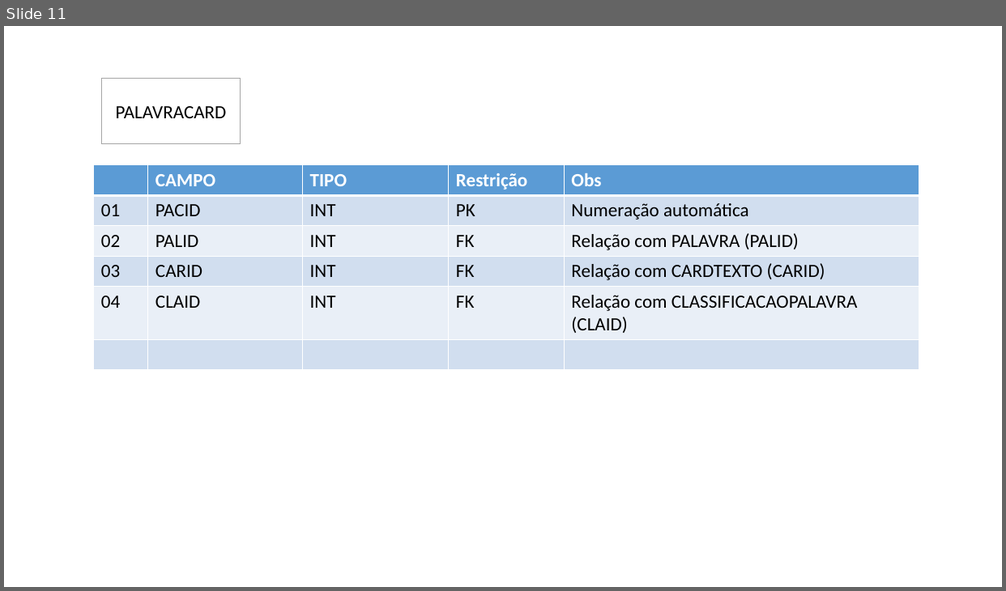
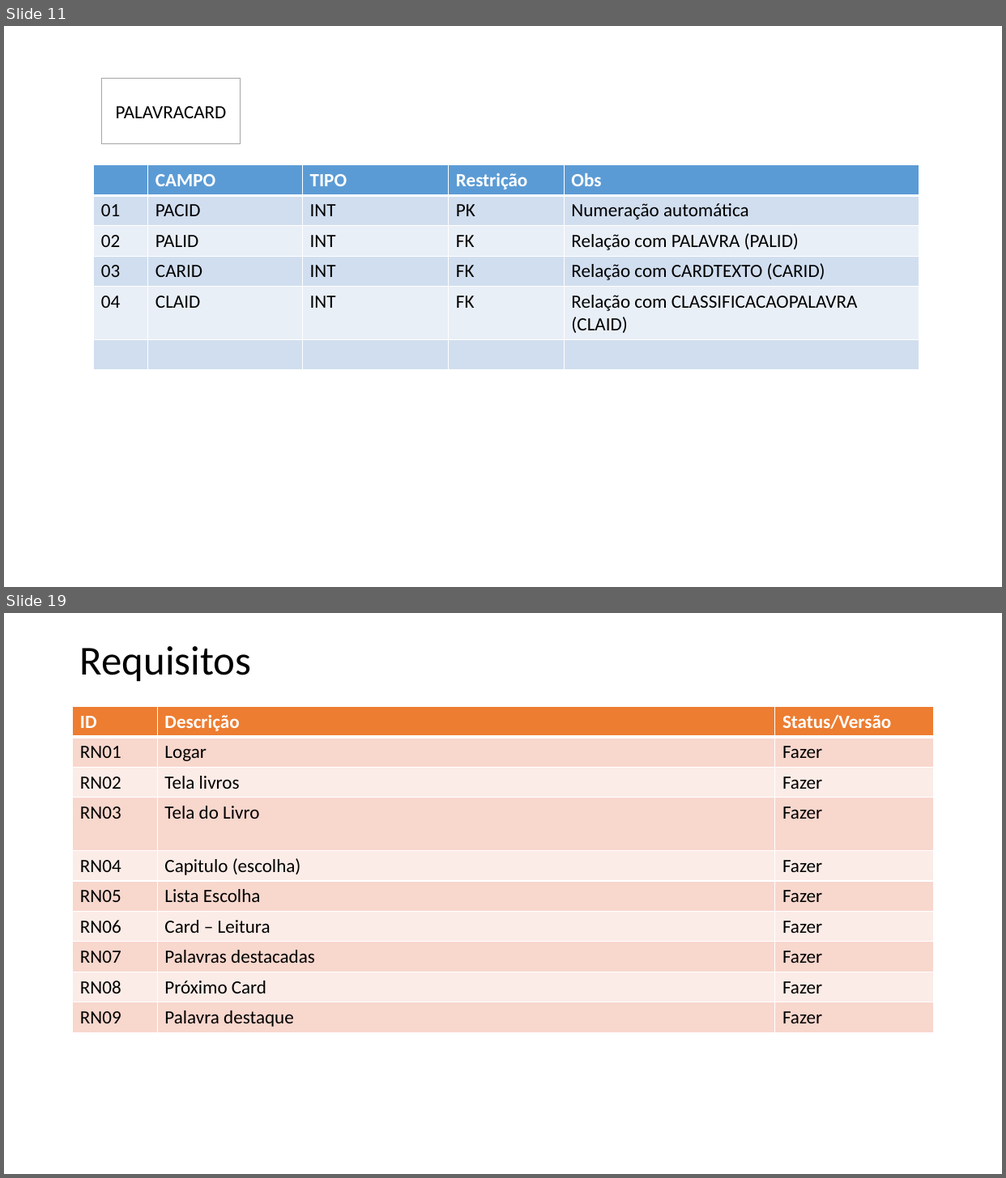
Before and after one commit to viniciuss1812/Projeto-Bookcard, a slide deck: Documentacao/bookCarddocumentacao.pptx. Shown one above the other, each under a label of ours: slide 11 before the commit, slides 11 and 19 after it; the slides between them are not shown. The pictures are 1006x591 and 1006x1178 pixels, drawn with LibreOffice and Linux fonts; fonts in the diff are those of the drawing. Boxes give left, top, right and bottom in pixels: in the first picture for what was removed or moved away, otherwise in the second. Text is boxed around its words. In the diff, an @@ line names an element or a change of style, - is before the commit and + after.

```diff
--- a/Documentacao/bookCarddocumentacao.pptx
+++ b/Documentacao/bookCarddocumentacao.pptx
@@ slide 19 added at <box>4,613,1002,1174</box>, background #FFFFFF @@
@@ title added at <box>80,646,252,682</box>, 39.6 pt, text #000000 @@
+Requisitos
@@ table added at <box>73,707,934,1033</box>, 10 rows, 3 columns @@
+ID | Descrição | Status/Versão
+RN01 | Logar | Fazer
+RN02 | Tela livros | Fazer
+RN03 | Tela do Livro | Fazer
+RN04 | Capitulo (escolha) | Fazer
+RN05 | Lista Escolha | Fazer
+RN06 | Card – Leitura | Fazer
+RN07 | Palavras destacadas | Fazer
+RN08 | Próximo Card | Fazer
+RN09 | Palavra destaque | Fazer
```
Also in this commit, not shown: 2 slides changed, 8 other slides added, 1 slide removed, 1 other file.
